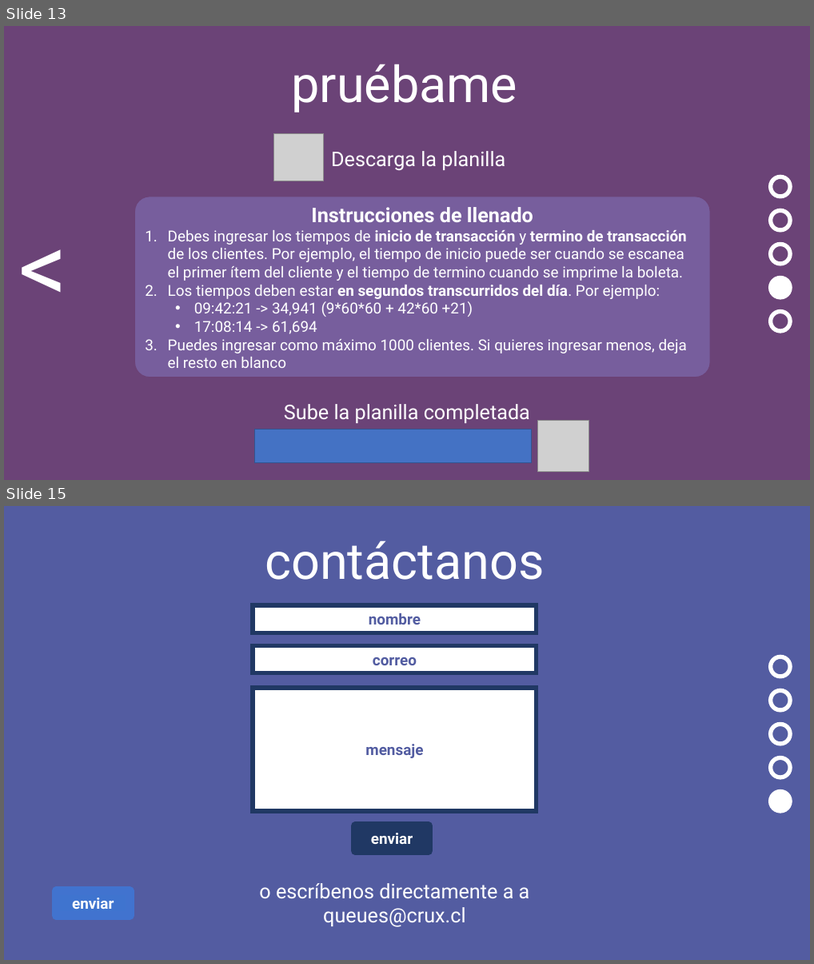
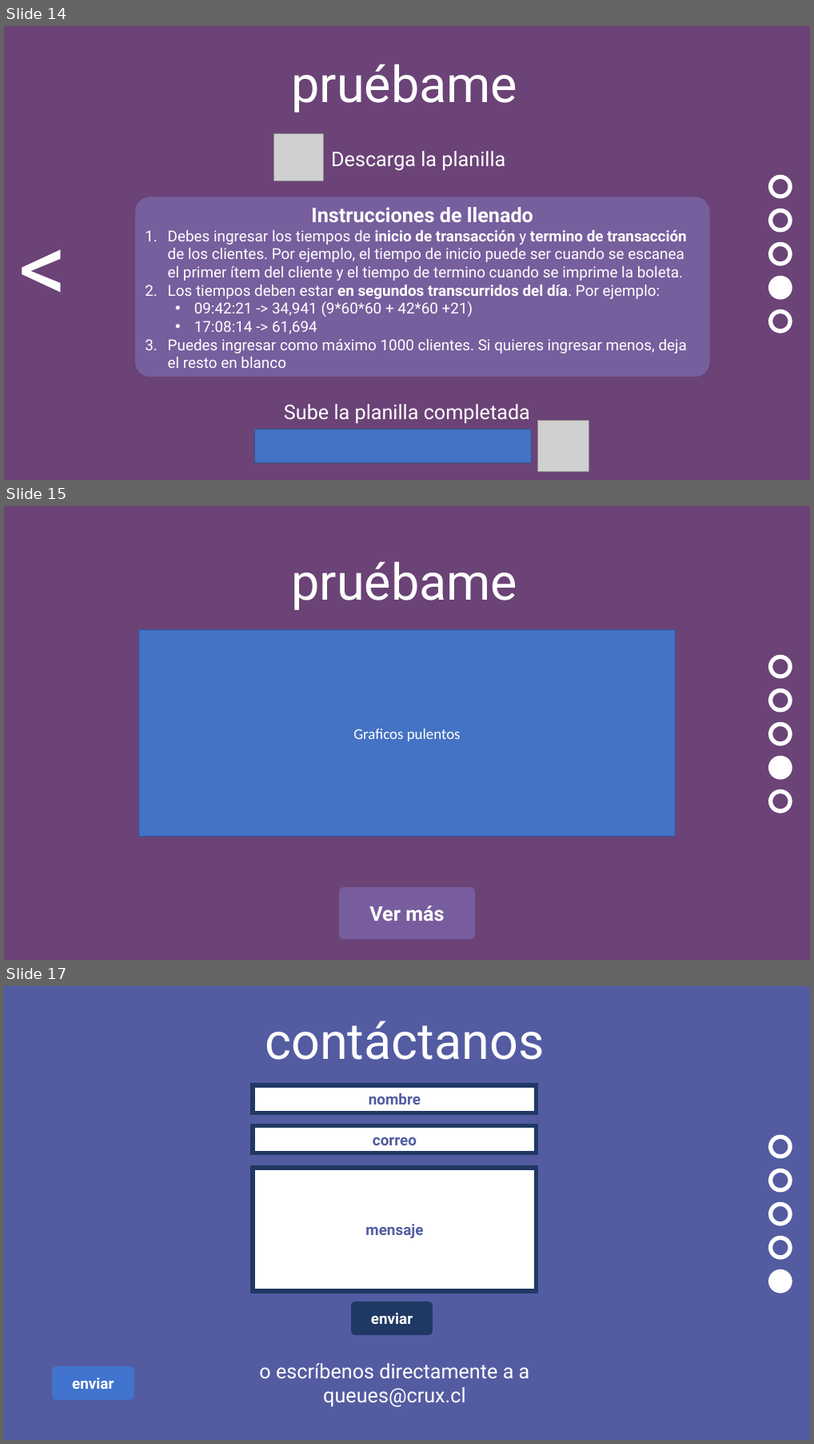
Before and after one commit to matiomm/queueAnalytics, a slide deck: diseño/Queue.pptx. Shown one above the other, each under a label of ours: slides 13 and 15 before the commit, slides 14, 15 and 17 after it; the slides between them are not shown. The pictures are 814x964 and 814x1444 pixels, drawn with LibreOffice and Linux fonts; fonts in the diff are those of the drawing; grey boxes stand for pictures. Boxes give left, top, right and bottom in pixels: in the first picture for what was removed or moved away, otherwise in the second. Text is boxed around its words. In the diff, an @@ line names an element or a change of style, - is before the commit and + after.

```diff
--- a/diseño/Queue.pptx
+++ b/diseño/Queue.pptx
@@ slide 15 added at (4, 506, 810, 960), background #6B4377 @@
@@ text added at (291, 561, 518, 610), 60 pt, text #FFFFFF @@
+pruébame
@@ rectangle added at (139, 630, 675, 836), fill #4472C4, outline #325491 1 pt, 18 pt, text #FFFFFF @@
+Graficos pulentos
@@ group added at (771, 656, 790, 811): 5 ellipses @@
@@ rectangle added at (343, 892, 472, 934), fill #785D9E, outline #785D9E 10 pt, 24 pt, text #FFFFFF, bold @@
+Ver más
@@ what was slide 13 is now slide 14 @@
@@ what was slide 15 is now slide 17 @@
```
Also in this commit, not shown: 1 slide changed, 2 other slides added, 1 slide removed, 3 other files.
